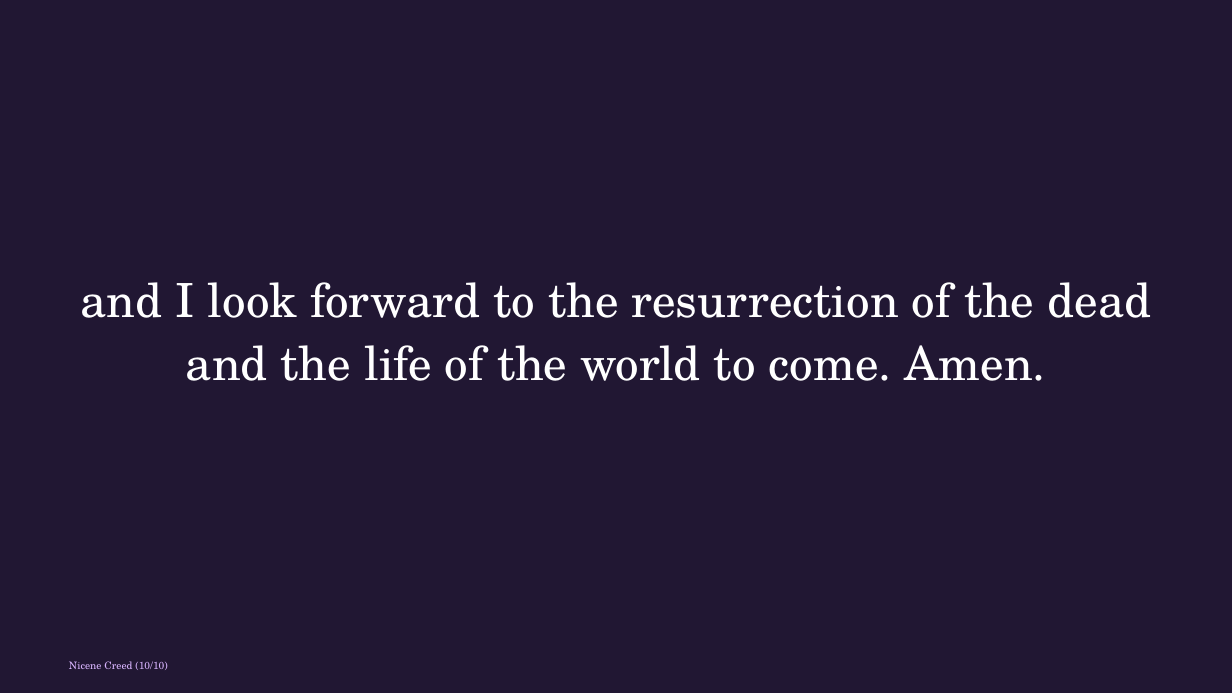
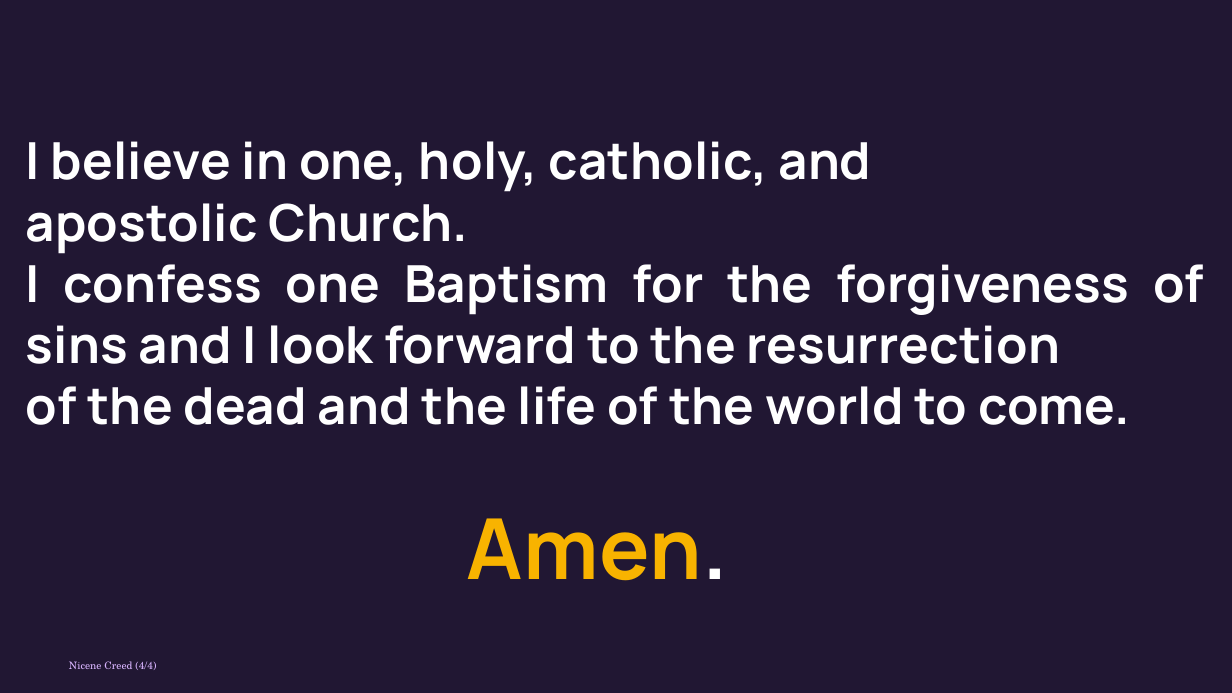
Before and after one commit to divinogabriel9/verbum, a slide deck: slide 27 of outputs/GFCC7Jun2026_TheSolemnityoftheMostHolyBodyandBloodofChrist.pptx (slide 33 before the commit). Drawn at 1232x693 pixels with LibreOffice and Linux fonts; fonts in the diff are those of the drawing. Boxes give left, top, right and bottom in pixels: in the first picture for what was removed or moved away, otherwise in the second. Text is boxed around its words. In the diff, an @@ line names an element or a change of style, - is before the commit and + after.

```diff
--- a/outputs/GFCC7Jun2026_TheSolemnityoftheMostHolyBodyandBloodofChrist.pptx
+++ b/outputs/GFCC7Jun2026_TheSolemnityoftheMostHolyBodyandBloodofChrist.pptx
@@ text at box(26, 141, 1204, 425): text changed; size 55 to 59.7 pt; font TeX Gyre Schola to Manrope; bold on @@
-and I look forward to the resurrection of the dead
-and the life of the world to come. Amen.
+I believe in one, holy, catholic, and
+apostolic Church.
+I confess one Baptism for the forgiveness of sins and I look forward to the resurrection
+of the dead and the life of the world to come.
@@ text "I believe in one, holy, ..." at box(26, 141, 1204, 425): vertical alignment middle to top @@
@@ text added at box(467, 518, 728, 581), 98.3 pt, text #F8B300, bold @@
+Amen.
@@ text at box(69, 661, 156, 670): text changed @@
-Nicene Creed (10/10)
+Nicene Creed (4/4)
```
Also in this commit, not shown: 8 other slides changed, 6 slides removed, 18 other files.
